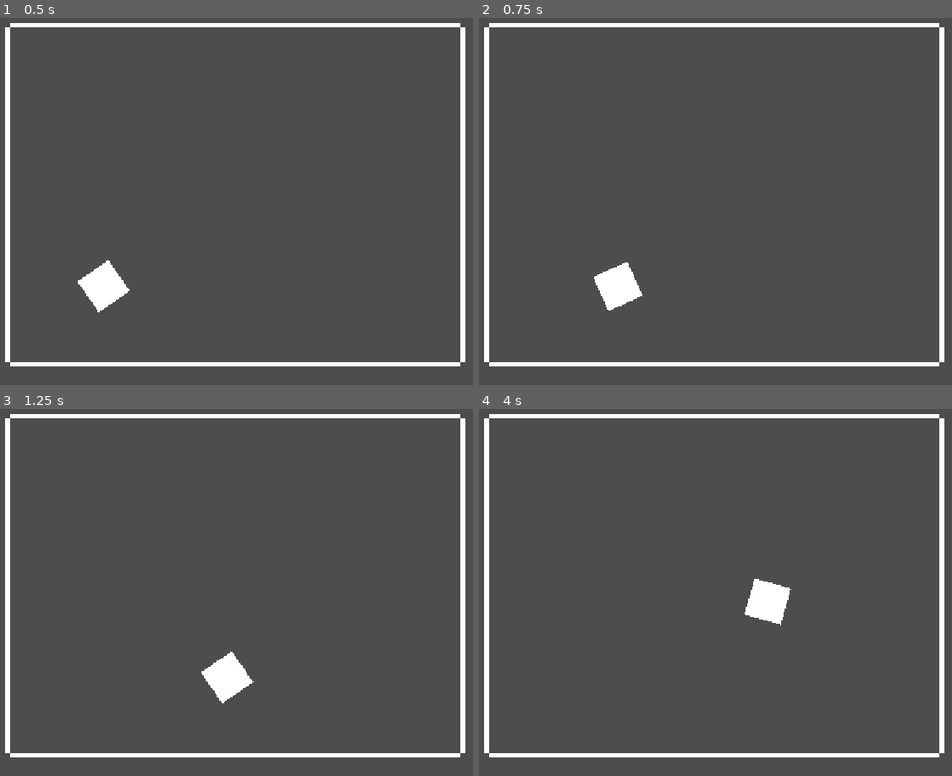
Above: before the commit, frames 1-4 (two rows, left to right).
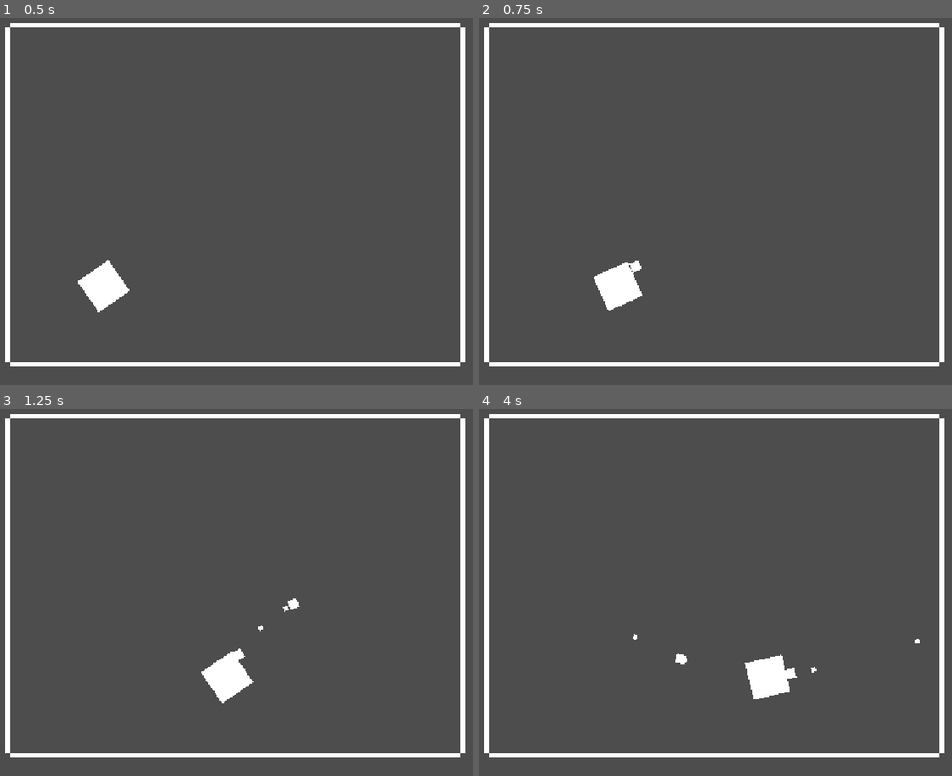
Above: after the commit, the same moments.

Repository: Jason-Lin450/P0W3RSH0T
Game: Godot game, scene res://Scenes/level.tscn
Same seed, same stepped clock (60 frames per second), same inputs: the game is played once before the commit and once after it. Before the commit the project starts from res://level.tscn.
Inputs (mouse positions are in pixels of both pictures, inside the frame that each line leads up to):
- Up to frame 1 (0.5 s): no input
- Up to frame 2 (0.75 s): tap Enter at 0.5 s; move the mouse to (862, 175) at 0.52 s; hold D (right) from 0.53 s (still down); hold Space (shoot, bound only after the commit) from 0.53 s (still down); tap E (autofire, bound only after the commit) at 0.6 s
- Up to frame 3 (1.25 s): keep holding D (right); keep holding Space (shoot, bound only after the commit)
- Up to frame 4 (4 s): move the mouse to (578, 603) at 1.27 s; release D (right) at 1.28 s; release Space (shoot, bound only after the commit) at 1.28 s; hold S (down) 1.28-2.03 s; tap Space (shoot, bound only after the commit) at 1.35, 3.05 s; tap Shift (subshoot, bound only after the commit) at 1.55, 3.8 s; move the mouse to (781, 500) at 2.02 s; hold D (right) 2.03-2.78 s; hold Shift (subshoot, bound only after the commit) 2.03-2.78 s; tap E (autofire, bound only after the commit) at 2.3, 2.85 s; move the mouse to (682, 662) at 2.77 s; hold W (up) 2.78-3.53 s; move the mouse to (918, 643) at 3.52 s; hold A (left) from 3.53 s (still down); hold Space (shoot, bound only after the commit) from 3.53 s (still down)

Frame 1 is identical in both runs. In frame 2, less than 0.1% of the frame differs, in the area x 31-35%, y 66-70%; in frame 3, 0.1%; in frame 4, 1.8%, in the area x 32-94%, y 46-80%.

Commit message:
shooting

Diff:
--- /dev/null
+++ b/Scenes/borders.gd
@@ -0,0 +1,20 @@
+extends Node2D
+
+@onready var TopBorderLeftHB := $TopBorderLeft/TopBorderLeftHB
+@onready var TopBorderRightHB := $TopBorderRight/TopBorderRightHB
+@onready var BottomBorderLeftHB := $BottomBorderLeft/BottomBorderLeftHB
+@onready var BottomBorderRightHB := $BottomBorderRight/BottomBorderRightHB
+@onready var LeftBorderTopHB := $LeftBorderTop/LeftBorderTopHB
+@onready var LeftBorderBottomHB := $RightBorderTop/RightBorderTopHB
+@onready var RightBorderTopHB := $LeftBorderBottom/LeftBorderBottomHB
+@onready var RightBorderBottomHB := $RightBorderBottom/RightBorderBottomHB
+
+func _ready() -> void:
+	TopBorderLeftHB.position = Vector2(384, 36)
+	TopBorderRightHB.position = Vector2(768, 36)
+	BottomBorderLeftHB.position = Vector2(384, 612)
+	BottomBorderRightHB.position = Vector2(768, 612)
+	LeftBorderTopHB.position = Vector2(188, 184)
+	LeftBorderBottomHB.position = Vector2(964, 184)
+	RightBorderTopHB.position = Vector2(188, 464)
+	RightBorderBottomHB.position = Vector2(964, 464)
--- a/borders.tscn
+++ b/Scenes/borders.tscn
@@ -1,4 +1,6 @@
 [gd_scene format=3 uid="uid://dpesq5smo2ln2"]
+
+[ext_resource type="Script" uid="uid://cq6shockwn557" path="res://Scenes/borders.gd" id="1_1r7dd"]
 
 [sub_resource type="RectangleShape2D" id="RectangleShape2D_j6gam"]
 size = Vector2(384, 8)
@@ -9,8 +11,11 @@
 size = Vector2(7.9999847, 288)
 
 [node name="Borders" type="Node2D" unique_id=242374955]
+script = ExtResource("1_1r7dd")
 
 [node name="TopBorderLeft" type="StaticBody2D" parent="." unique_id=718810253]
+collision_layer = 2
+collision_mask = 13
 
 [node name="TopBorderLeftHB" type="CollisionShape2D" parent="TopBorderLeft" unique_id=434042924]
 position = Vector2(384, 36)
@@ -24,6 +29,8 @@
 texture = SubResource("CanvasTexture_j6gam")
 
 [node name="TopBorderRight" type="StaticBody2D" parent="." unique_id=412502404]
+collision_layer = 2
+collision_mask = 13
 
 [node name="TopBorderRightHB" type="CollisionShape2D" parent="TopBorderRight" unique_id=641538931]
 position = Vector2(768, 36)
@@ -37,6 +44,8 @@
 texture = SubResource("CanvasTexture_j6gam")
 
 [node name="BottomBorderLeft" type="StaticBody2D" parent="." unique_id=1564538574]
+collision_layer = 2
+collision_mask = 13
 
 [node name="BottomBorderLeftHB" type="CollisionShape2D" parent="BottomBorderLeft" unique_id=1016735544]
 position = Vector2(384, 612)
@@ -50,6 +59,8 @@
 texture = SubResource("CanvasTexture_j6gam")
 
 [node name="BottomBorderRight" type="StaticBody2D" parent="." unique_id=1693802079]
+collision_layer = 2
+collision_mask = 13
 
 [node name="BottomBorderRightHB" type="CollisionShape2D" parent="BottomBorderRight" unique_id=329989004]
 position = Vector2(768, 612)
@@ -63,6 +74,8 @@
 texture = SubResource("CanvasTexture_j6gam")
 
 [node name="LeftBorderTop" type="StaticBody2D" parent="." unique_id=402253517]
+collision_layer = 2
+collision_mask = 13
 
 [node name="LeftBorderTopHB" type="CollisionShape2D" parent="LeftBorderTop" unique_id=1160576106]
 position = Vector2(188.00002, 184)
@@ -76,6 +89,8 @@
 texture = SubResource("CanvasTexture_j6gam")
 
 [node name="RightBorderTop" type="StaticBody2D" parent="." unique_id=1999602770]
+collision_layer = 2
+collision_mask = 13
 
 [node name="RightBorderTopHB" type="CollisionShape2D" parent="RightBorderTop" unique_id=114315227]
 position = Vector2(964, 184)
@@ -89,6 +104,8 @@
 texture = SubResource("CanvasTexture_j6gam")
 
 [node name="LeftBorderBottom" type="StaticBody2D" parent="." unique_id=73543228]
+collision_layer = 2
+collision_mask = 13
 
 [node name="LeftBorderBottomHB" type="CollisionShape2D" parent="LeftBorderBottom" unique_id=670194223]
 position = Vector2(188, 464)
@@ -102,6 +119,8 @@
 texture = SubResource("CanvasTexture_j6gam")
 
 [node name="RightBorderBottom" type="StaticBody2D" parent="." unique_id=528766325]
+collision_layer = 2
+collision_mask = 13
 
 [node name="RightBorderBottomHB" type="CollisionShape2D" parent="RightBorderBottom" unique_id=1557711903]
 position = Vector2(964, 464)
--- /dev/null
+++ b/Scenes/level.gd
@@ -0,0 +1,27 @@
+extends Node2D
+
+@onready var Player := $Player
+@onready var Projectiles := $Projectiles
+@onready var SubProjectiles := $SubProjectiles
+var projectile_scene: PackedScene = load("res://Scenes/projectile.tscn")
+var sub_projectile_scene: PackedScene = load("res://Scenes/sub_projectile.tscn")
+
+func _ready() -> void:
+	Player.position = Vector2(352, 480)
+	Player.connect('shoot', _on_player_shoot)
+	Player.connect('subshoot', _on_player_sub_shoot)
+
+func _process(delta: float) -> void:
+	pass
+
+func _on_player_shoot(pos, ang) -> void:
+	var projectile = projectile_scene.instantiate()
+	Projectiles.add_child(projectile)
+	projectile.position = pos
+	projectile.rotation_degrees = ang
+
+func _on_player_sub_shoot(pos, ang) -> void:
+	var subprojectile = sub_projectile_scene.instantiate()
+	SubProjectiles.add_child(subprojectile)
+	subprojectile.position = pos
+	subprojectile.rotation_degrees = ang
--- /dev/null
+++ b/Scenes/level.tscn
@@ -0,0 +1,17 @@
+[gd_scene format=3 uid="uid://c12qq5g6yv0s1"]
+
+[ext_resource type="Script" uid="uid://7qt8yawbqu03" path="res://Scenes/level.gd" id="1_6phgx"]
+[ext_resource type="PackedScene" uid="uid://bo4opnevbgyhh" path="res://Scenes/player.tscn" id="1_k5f4k"]
+[ext_resource type="PackedScene" uid="uid://dpesq5smo2ln2" path="res://Scenes/borders.tscn" id="2_6phgx"]
+
+[node name="Level" type="Node2D" unique_id=1621707310]
+script = ExtResource("1_6phgx")
+
+[node name="Player" parent="." unique_id=1981473793 instance=ExtResource("1_k5f4k")]
+position = Vector2(352, 480)
+
+[node name="Borders" parent="." unique_id=242374955 instance=ExtResource("2_6phgx")]
+
+[node name="Projectiles" type="Node2D" parent="." unique_id=208501109]
+
+[node name="SubProjectiles" type="Node2D" parent="." unique_id=1745079468]
--- a/player.tscn
+++ b/Scenes/player.tscn
@@ -1,6 +1,6 @@
 [gd_scene format=3 uid="uid://bo4opnevbgyhh"]
 
-[ext_resource type="Script" uid="uid://cr8i703aeg5l3" path="res://player.gd" id="1_4flbx"]
+[ext_resource type="Script" uid="uid://cr8i703aeg5l3" path="res://Scripts/player.gd" id="1_4flbx"]
 
 [sub_resource type="CircleShape2D" id="CircleShape2D_oi3di"]
 radius = 32.0
@@ -16,3 +16,10 @@
 [node name="PlayerSprite" type="Sprite2D" parent="." unique_id=184179606]
 scale = Vector2(64, 64)
 texture = SubResource("CanvasTexture_j6gam")
+
+[node name="ProjectileTimer" type="Timer" parent="." unique_id=1181423648]
+
+[node name="SubProjectileTimer" type="Timer" parent="." unique_id=1872007178]
+
+[connection signal="timeout" from="ProjectileTimer" to="." method="_on_projectile_cd_timeout"]
+[connection signal="timeout" from="SubProjectileTimer" to="." method="_on_sub_projectile_timer_timeout"]
--- a/projectile.tscn
+++ b/Scenes/projectile.tscn
@@ -1,6 +1,6 @@
 [gd_scene format=3 uid="uid://biv07jaww8nmr"]
 
-[ext_resource type="Script" uid="uid://dedfe4s1oknos" path="res://projectile.gd" id="1_a85iw"]
+[ext_resource type="Script" uid="uid://dedfe4s1oknos" path="res://Scripts/projectile.gd" id="1_a85iw"]
 
 [sub_resource type="CircleShape2D" id="CircleShape2D_j6gam"]
 radius = 8.0
@@ -8,11 +8,16 @@
 [sub_resource type="CanvasTexture" id="CanvasTexture_j6gam"]
 
 [node name="Projectile" type="Area2D" unique_id=1227454471]
+collision_layer = 4
+collision_mask = 2
 script = ExtResource("1_a85iw")
 
 [node name="ProjectileHB" type="CollisionShape2D" parent="." unique_id=598355756]
 shape = SubResource("CircleShape2D_j6gam")
 
 [node name="ProjectileSprite" type="Sprite2D" parent="." unique_id=2141087011]
-scale = Vector2(16, 16)
+position = Vector2(3.5762787e-07, -9.536743e-07)
+scale = Vector2(16, 15.999998)
 texture = SubResource("CanvasTexture_j6gam")
+
+[connection signal="body_entered" from="." to="." method="_on_body_entered"]
--- /dev/null
+++ b/Scenes/sub_projectile.gd
@@ -0,0 +1,12 @@
+extends Area2D
+
+var speed = 500
+
+func _ready() -> void:
+	scale = Vector2(0.5, 0.5)
+
+func _process(delta: float) -> void:
+	position += transform.x * speed * delta * 1/scale
+
+func _on_body_entered(body: StaticBody2D) -> void:
+	queue_free()
--- /dev/null
+++ b/Scenes/sub_projectile.tscn
@@ -0,0 +1,22 @@
+[gd_scene format=3 uid="uid://p8nn16rpmgoa"]
+
+[ext_resource type="Script" uid="uid://shny11u4nneb" path="res://Scenes/sub_projectile.gd" id="1_la004"]
+
+[sub_resource type="CircleShape2D" id="CircleShape2D_j6gam"]
+radius = 8.0
+
+[sub_resource type="CanvasTexture" id="CanvasTexture_j6gam"]
+
+[node name="SubProjectile" type="Area2D" unique_id=1730780486]
+collision_layer = 8
+collision_mask = 2
+script = ExtResource("1_la004")
+
+[node name="SubProjectileHB" type="CollisionShape2D" parent="." unique_id=373053319]
+shape = SubResource("CircleShape2D_j6gam")
+
+[node name="SubProjectileSprite" type="Sprite2D" parent="." unique_id=347391443]
+scale = Vector2(16, 16)
+texture = SubResource("CanvasTexture_j6gam")
+
+[connection signal="body_entered" from="." to="." method="_on_body_entered"]
--- /dev/null
+++ b/Scripts/player.gd
@@ -0,0 +1,48 @@
+extends CharacterBody2D
+
+signal shoot(pos, ang)
+signal subshoot(pos, ang)
+
+@onready var ProjectileTimer := $ProjectileTimer
+@onready var SubProjectileTimer := $SubProjectileTimer
+
+var ProjectileCD : bool = true
+var SubProjectileCD : bool = true
+var AutoFire : bool = false
+var speed = 300.0
+
+func _ready() -> void:
+	ProjectileTimer.wait_time = 0.5
+	SubProjectileTimer.wait_time = 0.2
+	ProjectileTimer.start()
+	SubProjectileTimer.start()
+
+func _process(delta: float) -> void:
+	look_at(get_global_mouse_position())
+
+	var direction = Input.get_vector("left","right","up","down")
+	velocity = direction * speed
+	move_and_slide()
+
+	if Input.is_action_just_pressed("autofire"):
+		AutoFire = !AutoFire
+
+	#main wep
+	if (Input.is_action_pressed("shoot") or AutoFire) and ProjectileCD and ProjectileTimer.wait_time >= 0.05:
+		shoot.emit(position, rotation_degrees)
+		ProjectileCD = false
+		ProjectileTimer.start()
+
+	#sub wep
+	if (Input.is_action_pressed("subshoot") or AutoFire) and SubProjectileCD and SubProjectileTimer.wait_time >= 0.05:
+		subshoot.emit(position, rotation_degrees)
+		SubProjectileCD = false
+		SubProjectileTimer.start()
+
+func _on_projectile_cd_timeout() -> void:
+	ProjectileCD = true
+	ProjectileTimer.stop()
+
+func _on_sub_projectile_timer_timeout() -> void:
+	SubProjectileCD = true
+	SubProjectileTimer.stop()
--- /dev/null
+++ b/Scripts/projectile.gd
@@ -0,0 +1,12 @@
+extends Area2D
+
+var speed = 500
+
+func _ready() -> void:
+	pass
+
+func _process(delta: float) -> void:
+	position += transform.x * speed * delta * 1/scale
+
+func _on_body_entered(body: StaticBody2D) -> void:
+	queue_free()
--- a/level.tscn
+++ /dev/null
@@ -1,11 +0,0 @@
-[gd_scene format=3 uid="uid://c12qq5g6yv0s1"]
-
-[ext_resource type="PackedScene" uid="uid://bo4opnevbgyhh" path="res://player.tscn" id="1_u52ul"]
-[ext_resource type="PackedScene" uid="uid://dpesq5smo2ln2" path="res://borders.tscn" id="2_vonw3"]
-
-[node name="Level" type="Node2D" unique_id=1621707310]
-
-[node name="Player" parent="." unique_id=1981473793 instance=ExtResource("1_u52ul")]
-position = Vector2(352, 480)
-
-[node name="Borders" parent="." unique_id=242374955 instance=ExtResource("2_vonw3")]
--- a/player.gd
+++ /dev/null
@@ -1,10 +0,0 @@
-extends CharacterBody2D
-
-const SPEED = 300.0
-
-func _process(delta: float) -> void:
-	look_at(get_global_mouse_position())
-
-	var direction = Input.get_vector("left","right","up","down")
-	velocity = direction * SPEED
-	move_and_slide()
--- a/project.godot
+++ b/project.godot
@@ -13,7 +13,7 @@
 config/name="Game"
 run/main_scene="uid://c12qq5g6yv0s1"
 config/features=PackedStringArray("4.7", "Forward Plus")
-config/icon="res://icon.svg"
+config/icon="res://Assets/icon.svg"
 
 [display]
 
@@ -42,6 +42,21 @@
 "events": [Object(InputEventKey,"resource_local_to_scene":false,"resource_name":"","device":-1,"window_id":0,"alt_press …(192 unchanged characters)…
 ]
 }
+shoot={
+"deadzone": 0.2,
+"events": [Object(InputEventKey,"resource_local_to_scene":false,"resource_name":"","device":-1,"window_id":0,"alt_pressed":false,"shift_pressed":false,"ctrl_pressed":false,"meta_pressed":false,"pressed":false,"keycode":0,"physical_keycode":32,"key_label":0,"unicode":32,"location":0,"echo":false,"script":null)
+]
+}
+autofire={
+"deadzone": 0.2,
+"events": [Object(InputEventKey,"resource_local_to_scene":false,"resource_name":"","device":-1,"window_id":0,"alt_pressed":false,"shift_pressed":false,"ctrl_pressed":false,"meta_pressed":false,"pressed":false,"keycode":0,"physical_keycode":69,"key_label":0,"unicode":101,"location":0,"echo":false,"script":null)
+]
+}
+subshoot={
+"deadzone": 0.2,
+"events": [Object(InputEventKey,"resource_local_to_scene":false,"resource_name":"","device":-1,"window_id":0,"alt_pressed":false,"shift_pressed":false,"ctrl_pressed":false,"meta_pressed":false,"pressed":false,"keycode":0,"physical_keycode":4194325,"key_label":0,"unicode":0,"location":0,"echo":false,"script":null)
+]
+}
 
 [physics]
 
--- a/projectile.gd
+++ /dev/null
@@ -1,11 +0,0 @@
-extends Area2D
-
-
-# Called when the node enters the scene tree for the first time.
-func _ready() -> void:
-	pass # Replace with function body.
-
-
-# Called every frame. 'delta' is the elapsed time since the previous frame.
-func _process(delta: float) -> void:
-	pass
Renamed: icon.svg -> Assets/icon.svg
Not shown, changed: Assets/icon.svg.import
Not shown, added: Scenes/borders.gd.uid
Not shown, added: Scenes/level.gd.uid
Not shown, added: Scenes/sub_projectile.gd.uid
Renamed: player.gd.uid -> Scripts/player.gd.uid
Renamed: projectile.gd.uid -> Scripts/projectile.gd.uid
